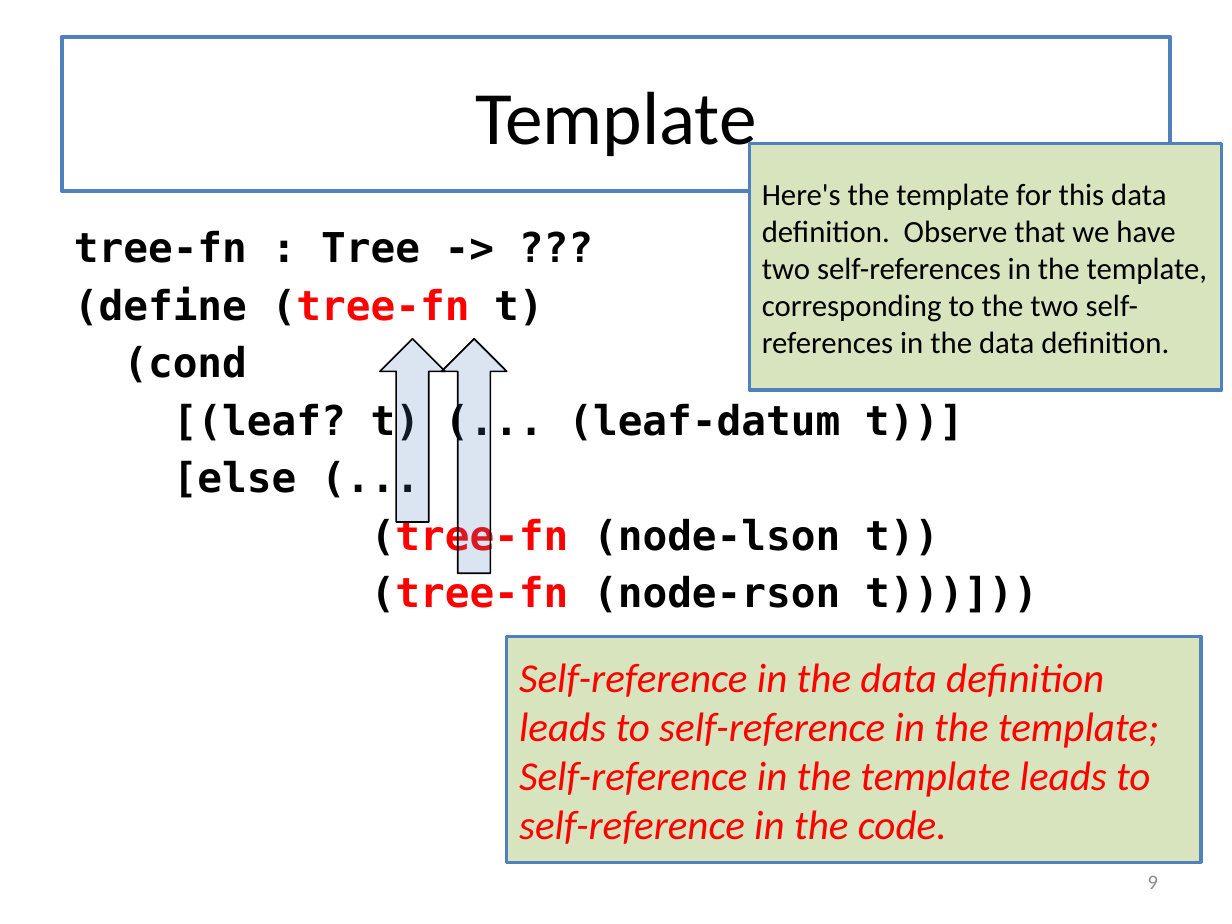
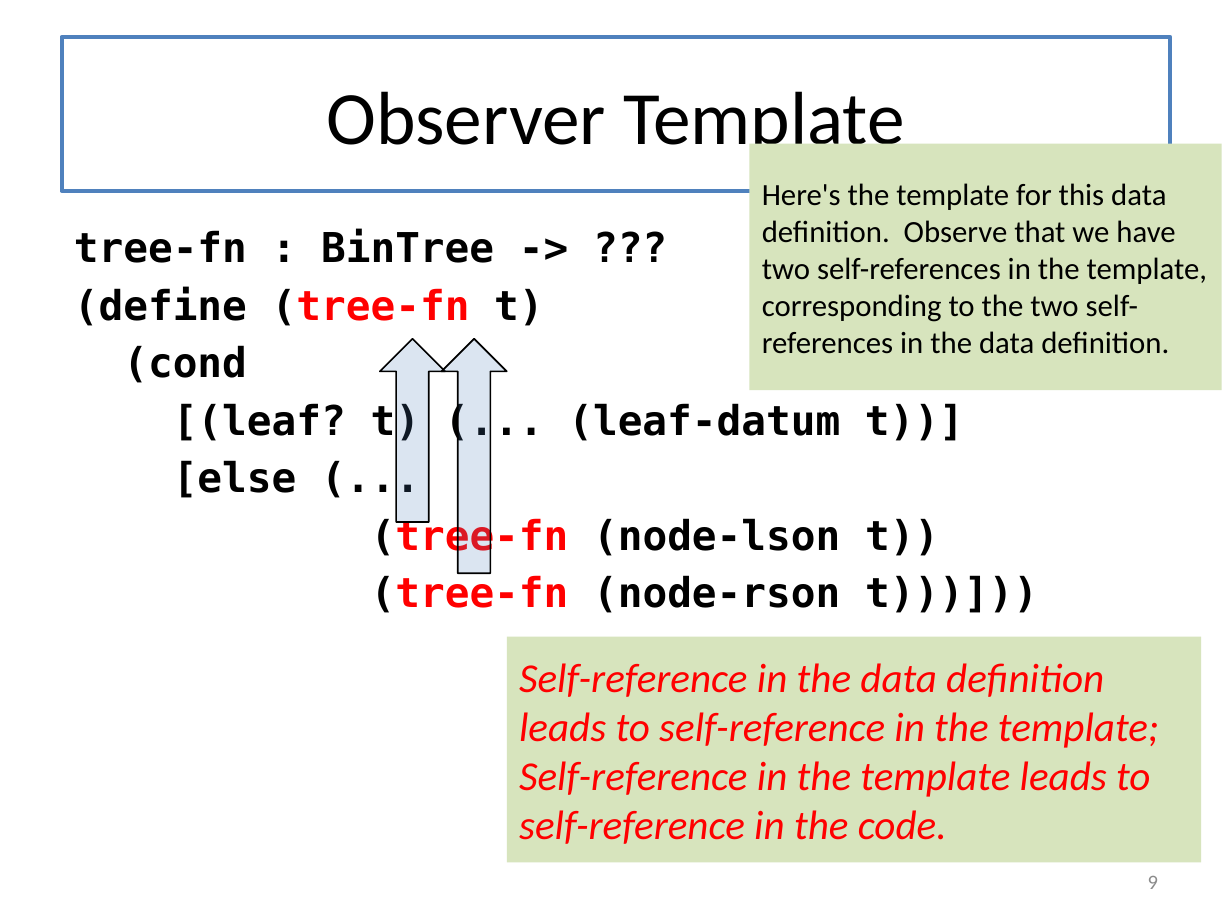
Before and after one commit to mwand/cs5010f17, a slide deck: slide 9 of Slides/Lesson 5.X Trees and Graphs - Combined Slides.pptx. Drawn at 1232x924 pixels with LibreOffice and Linux fonts; fonts in the diff are those of the drawing. Boxes give left, top, right and bottom in pixels: in the first picture for what was removed or moved away, otherwise in the second. Text is boxed around its words. In the diff, an @@ line names an element or a change of style, - is before the commit and + after.

```diff
--- a/Slides/Lesson 5.X Trees and Graphs - Combined Slides.pptx
+++ b/Slides/Lesson 5.X Trees and Graphs - Combined Slides.pptx
@@ title at <box>326,91,904,161</box>: text changed @@
-Template
+Observer Template
@@ rectangle "Here's the template for this ..." at <box>749,144,1221,391</box>: outline #4F81BD 2 pt to none @@
@@ text at <box>74,229,494,263</box>: text changed @@
-tree-fn : Tree -> ???
+tree-fn : BinTree -> ???
@@ rectangle "Self-reference in the data definition ..." at <box>506,637,1201,862</box>: outline #4F81BD 2 pt to none @@
```
Also in this commit, not shown: 30 other slides changed, 1 slide added, 4 slides removed, 51 other files.
